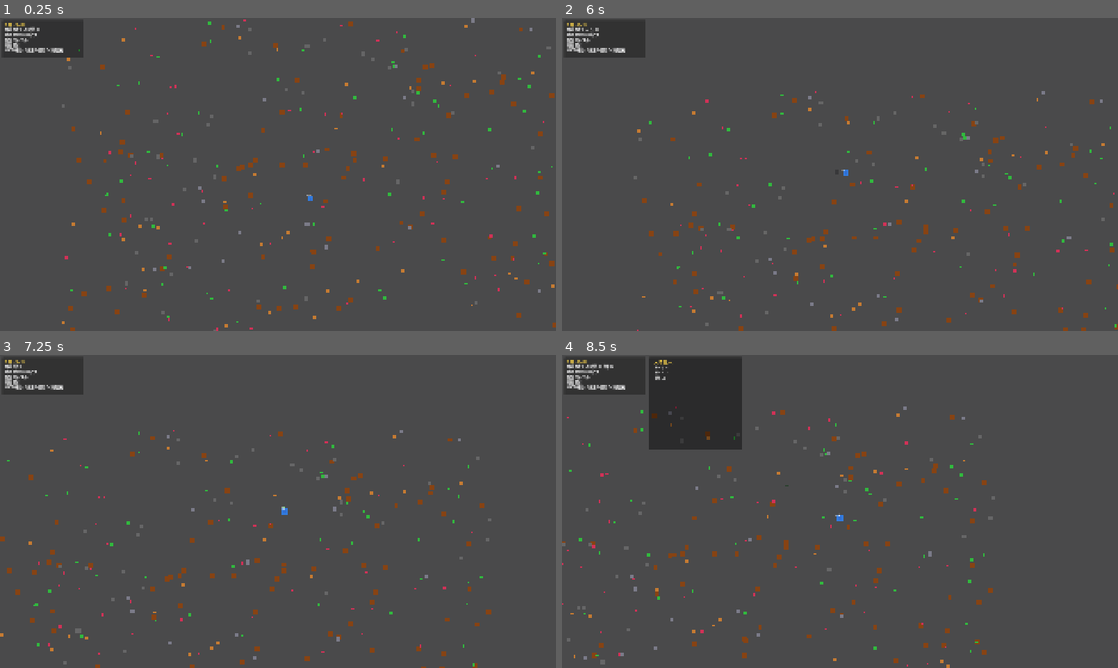
Above: before the commit, frames 1-4 (two rows, left to right).
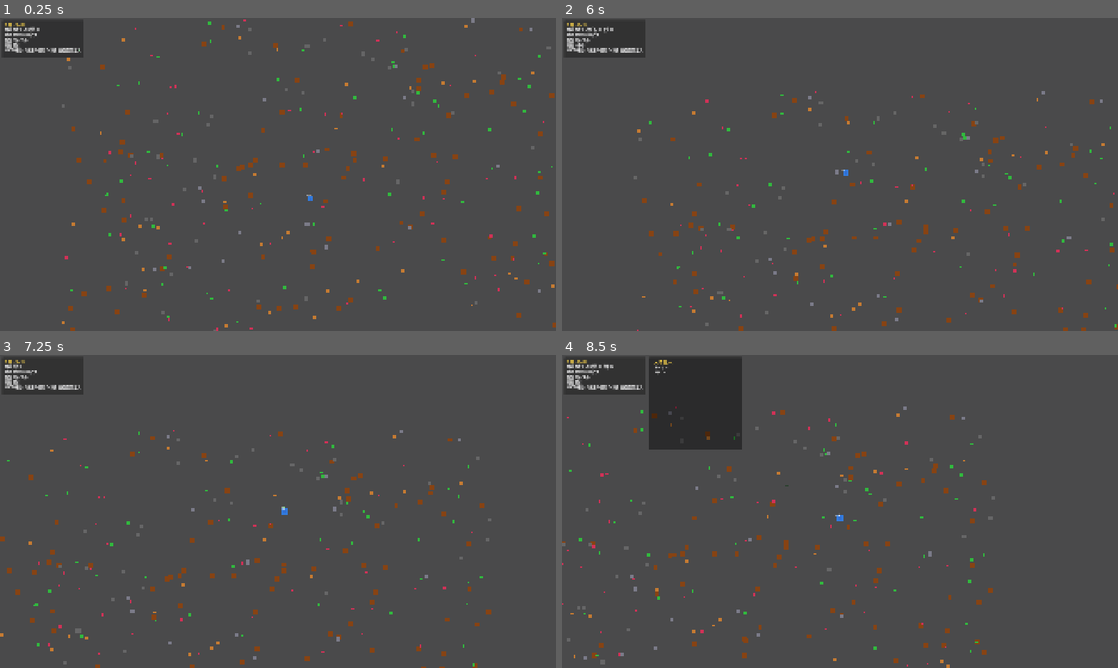
Above: after the commit, the same moments.

Repository: 2e3u/kingdom-echoes
Game: Godot game, scene res://scenes/offline.tscn
Same seed, same stepped clock (60 frames per second), same inputs: the game is played once before the commit and once after it.
Inputs (mouse positions are in pixels of both pictures, inside the frame that each line leads up to):
- Up to frame 1 (0.25 s): no input
- Up to frame 2 (6 s): tap Enter (ui_accept) at 0.5, 0.77, 1.52, 3.02, 3.77, 4.52 s; move the mouse to (812, 237) at 0.52 s; press the mouse at (812, 237) at 0.53 s; hold W (move_up) 0.53-2.03 s; move the mouse to (1006, 221) at 1.27 s; release the mouse at (1006, 221) at 1.28 s; tap E (interact) every 1.5 s from 1.35 to 5.85 s; move the mouse to (673, 127) at 2.02 s; press the mouse at (673, 127) at 2.03 s; hold A (move_left) 2.03-3.53 s; move the mouse to (867, 174) at 2.77 s; release the mouse at (867, 174) at 2.78 s; move the mouse to (756, 96) at 3.52 s; press the mouse at (756, 96) at 3.53 s; hold S (move_down) 3.53-4.28 s; move the mouse to (962, 158) at 4.27 s; release the mouse at (962, 158) at 4.28 s; hold D (move_right) 4.28-5.03 s; move the mouse to (728, 190) at 5.02 s; press the mouse at (728, 190) at 5.03 s; hold W (move_up) 5.03-5.78 s; move the mouse to (895, 105) at 5.77 s; release the mouse at (895, 105) at 5.78 s; hold D (move_right) from 5.78 s (still down)
- Up to frame 3 (7.25 s): keep holding D (move_right); tap Enter (ui_accept) at 6.02, 6.77 s; move the mouse to (250, 574) at 6.52 s; press the mouse at (250, 574) at 6.53 s
- Up to frame 4 (8.5 s): move the mouse to (1006, 558) at 7.27 s; release the mouse at (1006, 558) at 7.28 s; tap E (interact) at 7.35 s; tap Enter (ui_accept) at 7.52 s; move the mouse to (673, 464) at 8.02 s; release D (move_right) at 8.03 s; press the mouse at (673, 464) at 8.03 s; hold S (move_down) from 8.03 s (still down)

The runs differ from the first frame. In frame 1, less than 0.1% of the frame differs, in the area x 10-15%, y 9-12%; in frame 2, 0.1%, in the area x 2-50%, y 2-50%; in frame 3, less than 0.1%; in frame 4, less than 0.1%.

Commit message:
feat: 工具等级门控采集 — 铜矿需木镐，铁矿需石镐，工具消耗耐久
- 资源节点绑定 harvest_type + tool_tier
- _find_best_tool() 在背包中查找符合等级的工具
- _consume_tool_durability() 每次采集消耗1点耐久
- 工具不足时浮字提示所需工具等级

Diff:
--- a/scripts/game/offline_game.gd
+++ b/scripts/game/offline_game.gd
@@ -89,12 +89,12 @@
 
 func _spawn_resources() -> void:
 	var defs = [
-		{"id": "tree", "item": "wood", "qty": 3, "color": Color.SADDLE_BROWN, "count": 100, "size": 22},
-		{"id": "copper_ore", "item": "copper_ore", "qty": 2, "color": Color(0.8, 0.5, 0.2), "count": 40, "size": 14},
-		{"id": "iron_ore", "item": "iron_ore", "qty": 2, "color": Color(0.5, 0.5, 0.55), "count": 25, "size": 16},
-		{"id": "stone_node", "item": "stone", "qty": 3, "color": Color.DIM_GRAY, "count": 50, "size": 16},
-		{"id": "herb_red", "item": "herb_red", "qty": 2, "color": Color(0.85, 0.2, 0.35), "count": 60, "size": 10},
-		{"id": "fiber_plant", "item": "fiber", "qty": 2, "color": Color(0.2, 0.75, 0.25), "count": 70, "size": 12},
+		{"id": "tree", "item": "wood", "qty": 3, "color": Color.SADDLE_BROWN, "count": 100, "size": 22, "harvest_type": SharedEnums.HarvestType.WOOD, "tool_tier": SharedEnums.ToolTier.NONE},
+		{"id": "copper_ore", "item": "copper_ore", "qty": 2, "color": Color(0.8, 0.5, 0.2), "count": 40, "size": 14, "harvest_type": SharedEnums.HarvestType.ORE, "tool_tier": SharedEnums.ToolTier.WOOD},
+		{"id": "iron_ore", "item": "iron_ore", "qty": 2, "color": Color(0.5, 0.5, 0.55), "count": 25, "size": 16, "harvest_type": SharedEnums.HarvestType.ORE, "tool_tier": SharedEnums.ToolTier.STONE},
+		{"id": "stone_node", "item": "stone", "qty": 3, "color": Color.DIM_GRAY, "count": 50, "size": 16, "harvest_type": -1, "tool_tier": SharedEnums.ToolTier.NONE},
+		{"id": "herb_red", "item": "herb_red", "qty": 2, "color": Color(0.85, 0.2, 0.35), "count": 60, "size": 10, "harvest_type": SharedEnums.HarvestType.HERB, "tool_tier": SharedEnums.ToolTier.NONE},
+		{"id": "fiber_plant", "item": "fiber", "qty": 2, "color": Color(0.2, 0.75, 0.25), "count": 70, "size": 12, "harvest_type": SharedEnums.HarvestType.FIBER, "tool_tier": SharedEnums.ToolTier.NONE},
 	]
 	var res_layer = Node2D.new()
 	res_layer.name = "Resources"
@@ -115,7 +115,7 @@
 			sprite.texture = ImageTexture.create_from_image(img)
 			res_layer.add_child(sprite)
 			resource_sprites[id] = sprite
-			resource_data[id] = {"name": ItemDatabase.get_item_name(d.item), "item_id": d.item, "quantity": d.qty, "depleted": false}
+			resource_data[id] = {"name": ItemDatabase.get_item_name(d.item), "item_id": d.item, "quantity": d.qty, "harvest_type": d.harvest_type, "tool_tier": d.tool_tier, "depleted": false}
 
 
 # ========== 玩家 ==========
@@ -203,7 +203,7 @@
 		"附近: --",
 		"时间: --",
 		"背包: 0 种物品",
-		"WASD=移动  E=采集  I=背包  C=制造面板",
+		"WASD=移动  E=采集  I=背包  C=制造  高级资源需工具",
 	]
 	for i in range(6):
 		var lbl = Label.new()
@@ -331,8 +331,22 @@
 	if nearest_id.is_empty():
 		return
 
+	var res = resource_data[nearest_id]
+	var required_tier = res.get("tool_tier", 0)
+	var harvest_type = res.get("harvest_type", -1)
+
+	# 检查工具
+	if required_tier > SharedEnums.ToolTier.NONE:
+		var has_tool = _find_best_tool(harvest_type, required_tier)
+		if not has_tool:
+			var tier_names = {1: "木", 2: "石", 3: "铜", 4: "铁", 5: "秘银"}
+			_spawn_floating_text(player.position + Vector2(0, -20), "需要%s质工具!" % tier_names.get(required_tier, "?"))
+			harvest_cooldown = 0.4
+			return
+		# 消耗工具耐久
+		_consume_tool_durability(harvest_type)
+
 	harvest_cooldown = 0.5
-	var res = resource_data[nearest_id]
 	res["depleted"] = true
 	var sprite: Sprite2D = resource_sprites[nearest_id]
 	sprite.modulate = Color(0.3, 0.3, 0.3, 0.5)
@@ -347,6 +361,33 @@
 			sprite.modulate = Color.WHITE
 			res["depleted"] = false
 	)
+
+
+func _find_best_tool(harvest_type: int, min_tier: int) -> bool:
+	var inv = item_manager.get_inventory(1)
+	if not inv:
+		return false
+	for slot in inv.slots:
+		if slot.is_empty():
+			continue
+		var item_def = ItemDatabase.get_item(slot.get("item_id", ""))
+		if item_def.get("harvest_type", -1) == harvest_type and item_def.get("tool_tier", 0) >= min_tier and not slot.get("broken", false):
+			return true
+	return false
+
+
+func _consume_tool_durability(harvest_type: int) -> void:
+	var inv = item_manager.get_inventory(1)
+	if not inv:
+		return
+	for i in range(inv.slots.size()):
+		var slot = inv.slots[i]
+		if slot.is_empty():
+			continue
+		var item_def = ItemDatabase.get_item(slot.get("item_id", ""))
+		if item_def.get("harvest_type", -1) == harvest_type and item_def.get("tool_tier", 0) > 0:
+			item_manager.consume_durability(1, i, 1)
+			return
 
 
 # ========== 制造面板 ==========
